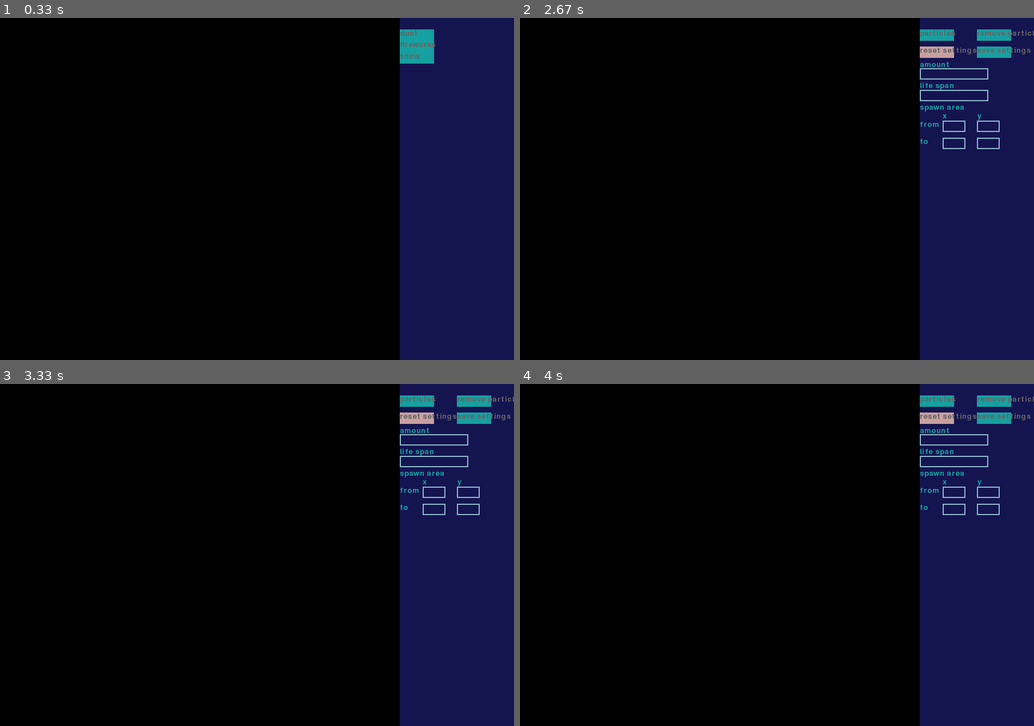
Above: before the commit, frames 1-4 (two rows, left to right).
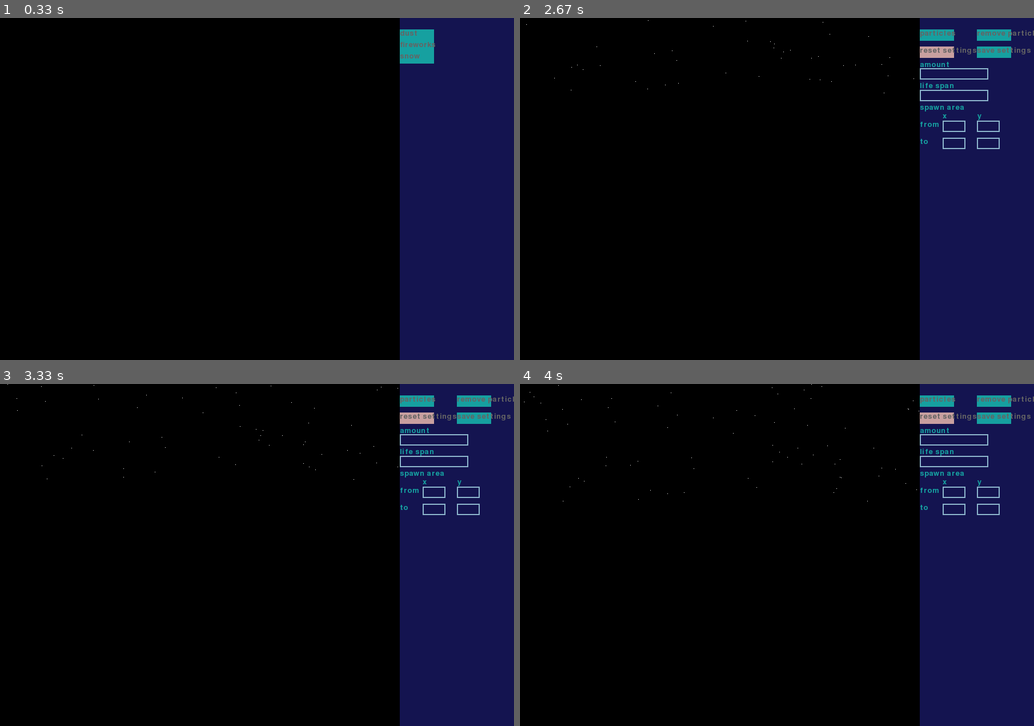
Above: after the commit, the same moments.

Repository: rokrerum/ParticlePlayground
Game: pygame game, started from main.py
Same seed, same stepped clock (60 frames per second), same inputs: the game is played once before the commit and once after it.
Inputs (mouse positions are in pixels of both pictures, inside the frame that each line leads up to):
- Up to frame 1 (0.33 s): no input
- Up to frame 2 (2.67 s): click (936, 59) at 0.38 s
- Up to frame 3 (3.33 s): no input
- Up to frame 4 (4 s): no input

Frame 1 is identical in both runs. In frame 2, less than 0.1% of the frame differs, in the area x 1-77%, y 0-22%; in frame 3, less than 0.1%; in frame 4, less than 0.1%, in the area x 0-78%, y 0-35%.

Commit message:
Refactor: Snow class and snow particles works now

Diff:
--- a/main.py
+++ b/main.py
@@ -234,15 +234,24 @@
             if (particles.life_spans <= 0).any():
                 if particle_type == "dust":#adding particles
                     particles.create_particle_dust(particle_info['amount'])
+
                 elif particle_type == "fireworks":
                     particles.create_particle_firework()
 
+                elif particle_type == "snow":
+                    if np.random.rand() < 0.3:
+                        particles.create_particle_snow(particle_info['amount'])
+
             fireworks = particle.Fireworks()
+            snow = particle.Snow()
             if particle_type == "dust":#changing particles
                 particles = particle.Dust.change(particles, particle_info['amount'])
 
             elif particle_type == "fireworks":
                 particles = fireworks.change(particles, particle_info['amount'])
+
+            elif particle_type == "snow":
+                particles = snow.change(particles, particle_info['amount'], mainWindow.height)
 
 
     clock.tick(60)
--- a/particle.py
+++ b/particle.py
@@ -63,6 +63,18 @@
         self.extra_particles_angle[filter] = 0
         self.extra_particles_colour[filter, :] = 222
 
+    def create_particle_snow(self, size):
+        filter = self.life_spans[:] <= 0
+        if filter.any():
+            free_space = np.argmax(filter)
+            self.life_spans[free_space] = 1
+            self.positions[free_space] = [np.random.randint(0, 700), 0]
+            self.speeds[free_space] = 1
+            self.angle[free_space] = random.uniform(0.3, 0.6) * math.pi
+            self.colors[free_space, 0] = 255
+            self.colors[free_space, 1] = 255
+            self.colors[free_space, 2] = 255
+
 
 class Dust:
     def change(particles, size):  # this will change direction and speed in paraler to it
@@ -120,30 +132,21 @@
 
 
 class Snow:
-    def __init__(self, x, y, speed, color):
-        self.x = x
-        self.y = y
-        self.speed = 1
-        self.color = color
-        self.angle = random.uniform(math.pi * 0.3, math.pi * 0.6)
-        self.extra_particles = []
-        self.life_span = int(time.time()) + 500
-        self.dx = 0
-        self.dy = 0
+    def __init__(self):
+        pass
 
-    def change(self):
-        # speed_change = 0
-        rand = random.randint(0, 100)
-        if rand == 100:
-            self.angle = random.uniform(math.pi * 0.2, math.pi * 0.8)
-            print(self.angle)
+    def change(self, particles, size, hight):
+        filter = particles.life_spans <= 0
+        chance = (particles.life_spans[:] >= 0) & (np.random.rand(size) < 0.03)
 
-        self.dx = math.cos(self.angle) * self.speed
-        self.dy = math.sin(self.angle) * self.speed
+        particles.angle[chance] += (random.random() / 2) - 0.25
 
-        self.x += self.dx
-        self.y += self.dy
+        particles.positions[:, 0] += np.cos(particles.angle) * particles.speeds[:]
+        particles.positions[:, 1] += np.sin(particles.angle) * particles.speeds[:]
 
-        return self
+        not_visible = particles.positions[:, 1] > hight
+        particles.life_spans[not_visible] = 0
+
+        return particles
 
 #made by rokrerum
